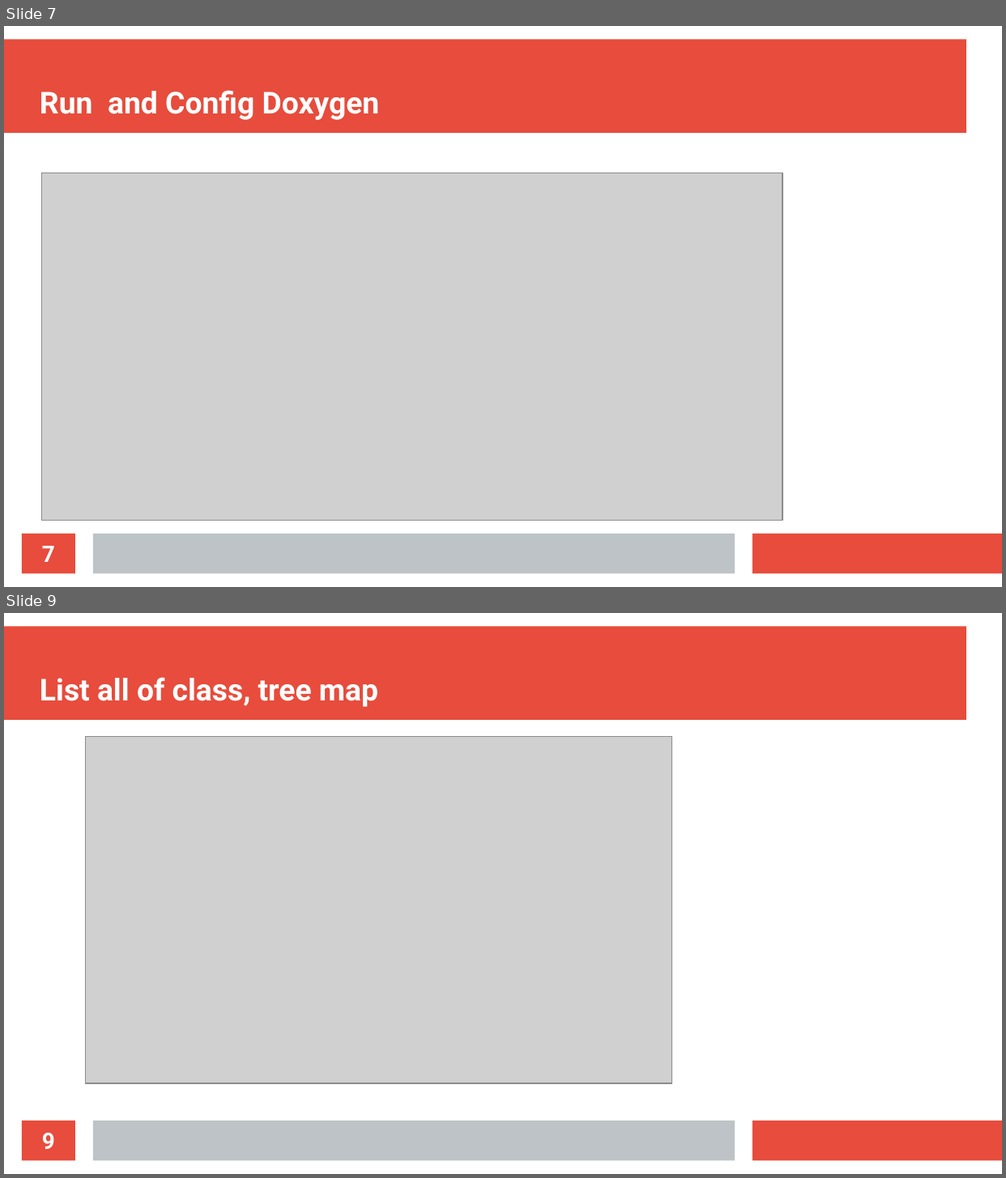
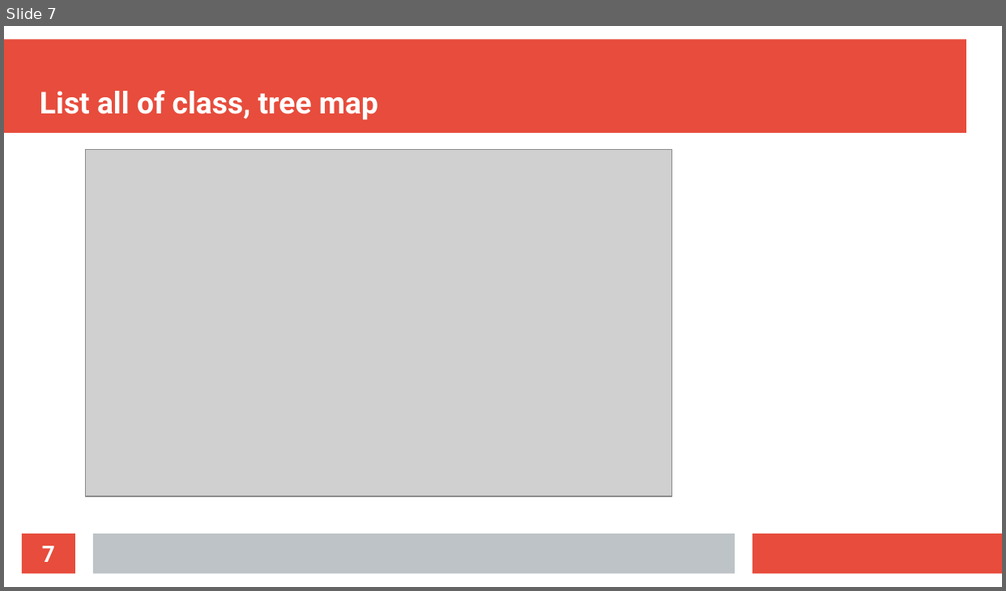
Before and after one commit to nguyenthang011099/Doxygen-, a slide deck: Doxygen.odp. Shown one above the other, each under a label of ours: slides 7 and 9 before the commit, slide 7 after it; the slides between them are not shown. The pictures are 1006x1178 and 1006x591 pixels, drawn with LibreOffice and Linux fonts; fonts in the diff are those of the drawing; grey boxes stand for pictures. Boxes give left, top, right and bottom in pixels: in the first picture for what was removed or moved away, otherwise in the second. Text is boxed around its words. In the diff, an @@ line names an element or a change of style, - is before the commit and + after.

Commit message:
update Doxygen

```diff
--- a/Doxygen.odp
+++ b/Doxygen.odp
@@ slide 7 removed at (x1=4, y1=26, x2=1002, y2=587), background #FFFFFF; not listed: 3 template elements that a slide beside it also shows @@
@@ title removed at (x1=40, y1=90, x2=380, y2=120) @@
-Run and Config Doxygen
@@ picture removed at (x1=42, y1=173, x2=782, y2=520) @@
@@ page number removed at (x1=22, y1=534, x2=75, y2=574) @@
-7
@@ what was slide 9 is now slide 7 @@
@@ page number at (x1=42, y1=546, x2=55, y2=562): text changed @@
-9
+7
```
Also in this commit, not shown: 3 slides changed, 6 slides added, 5 other slides removed, 6 other files.
